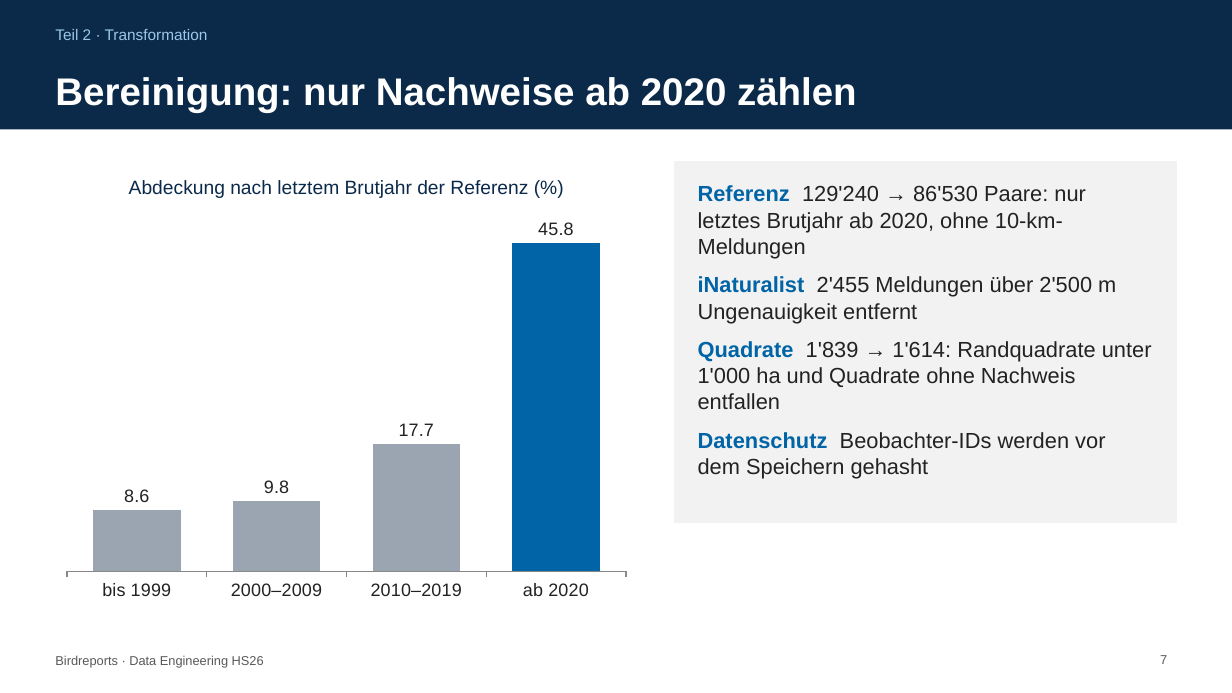
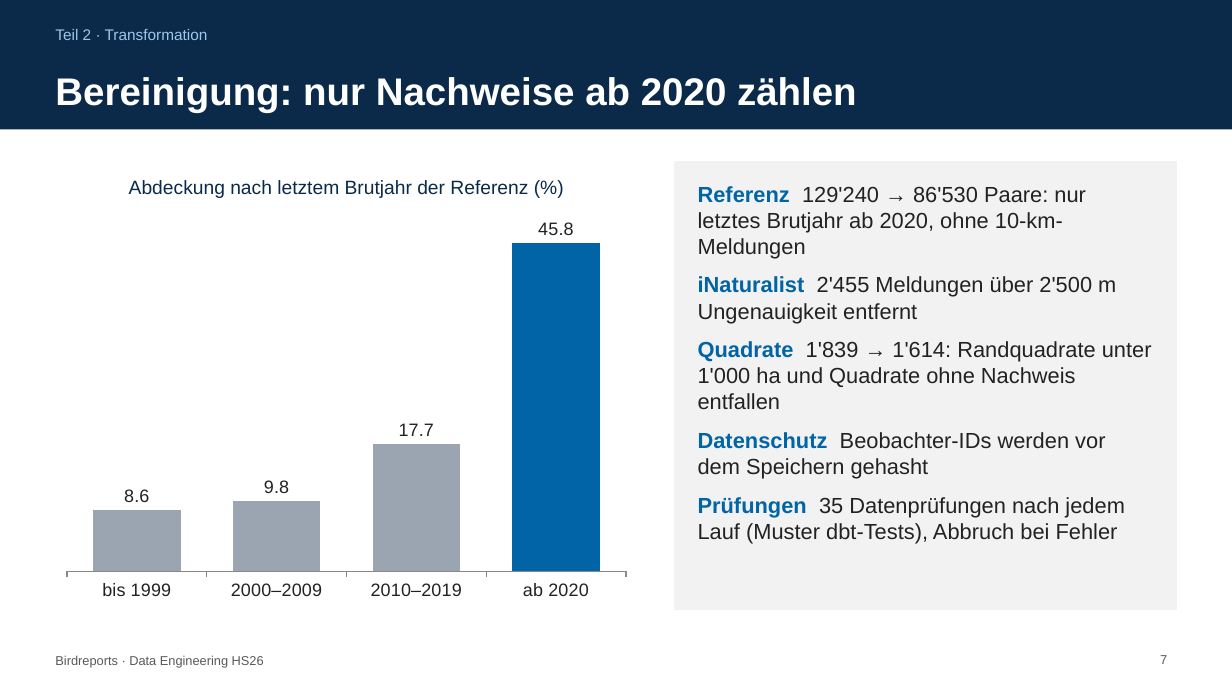
Before and after one commit to zhaw-marc/birdreports, a slide deck: slide 7 of docs/presentation/daeng_kolloquium1_rama_stermcnik_vogelmann_birdreports.pptx. Drawn at 1232x693 pixels with LibreOffice and Linux fonts; fonts in the diff are those of the drawing. Boxes give left, top, right and bottom in pixels: in the first picture for what was removed or moved away, otherwise in the second. Text is boxed around its words. In the diff, an @@ line names an element or a change of style, - is before the commit and + after.

```diff
--- a/docs/presentation/daeng_kolloquium1_rama_stermcnik_vogelmann_birdreports.pptx
+++ b/docs/presentation/daeng_kolloquium1_rama_stermcnik_vogelmann_birdreports.pptx
@@ rectangle: place and size @@
-rectangle at bbox=[675, 162, 1177, 522]
+rectangle at bbox=[675, 162, 1177, 610]
@@ text at bbox=[698, 497, 1124, 544]: paragraph added @@
+Prüfungen 35 Datenprüfungen nach jedem Lauf (Muster dbt-Tests), Abbruch bei Fehler
```
Also in this commit, not shown: 7 other slides changed, 1 slide added, 10 other files.
